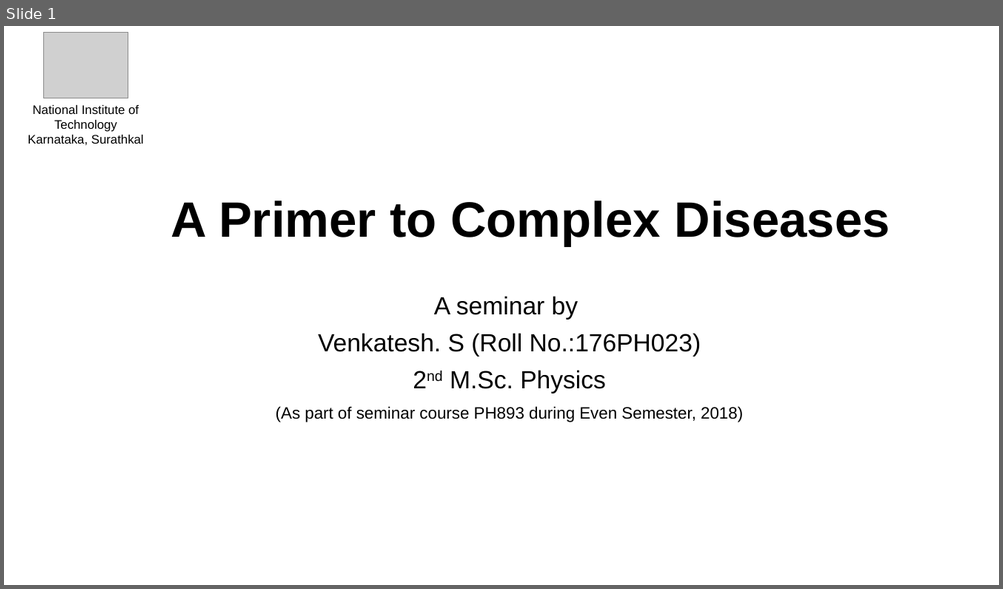
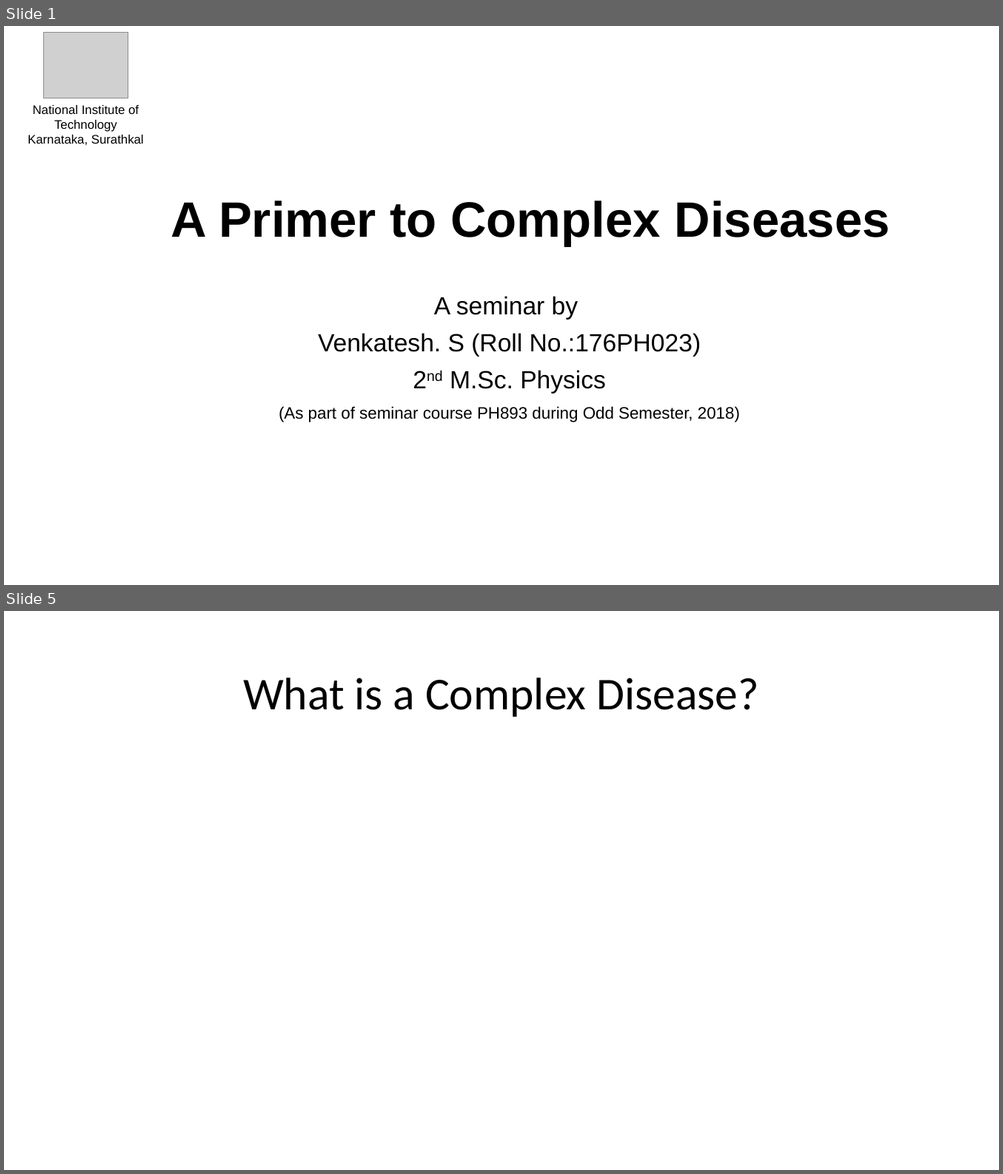
Before and after one commit to VenkiPhy6/seminar-thirdsem, a slide deck: A Primer to Complex Diseases.pptx. Shown one above the other, each under a label of ours: slide 1 before the commit, slides 1 and 5 after it; the slides between them are not shown. The pictures are 1003x589 and 1003x1174 pixels, drawn with LibreOffice and Linux fonts; fonts in the diff are those of the drawing; grey boxes stand for pictures. Boxes give left, top, right and bottom in pixels: in the first picture for what was removed or moved away, otherwise in the second. Text is boxed around its words. In the diff, an @@ line names an element or a change of style, - is before the commit and + after.

```diff
--- a/A Primer to Complex Diseases.pptx
+++ b/A Primer to Complex Diseases.pptx
@@ slide 5 added at [4,611,999,1170], background #FFFFFF @@
@@ title added at [243,678,758,717], 44 pt, text #000000 @@
+What is a Complex Disease?
@@ slide 1 changed as well @@
@@ subtitle at [279,406,740,423]: text changed @@
-(As part of seminar course PH893 during Even Semester, 2018)
+(As part of seminar course PH893 during Odd Semester, 2018)
```
Also in this commit, not shown: 3 other slides added, 1 other file.
